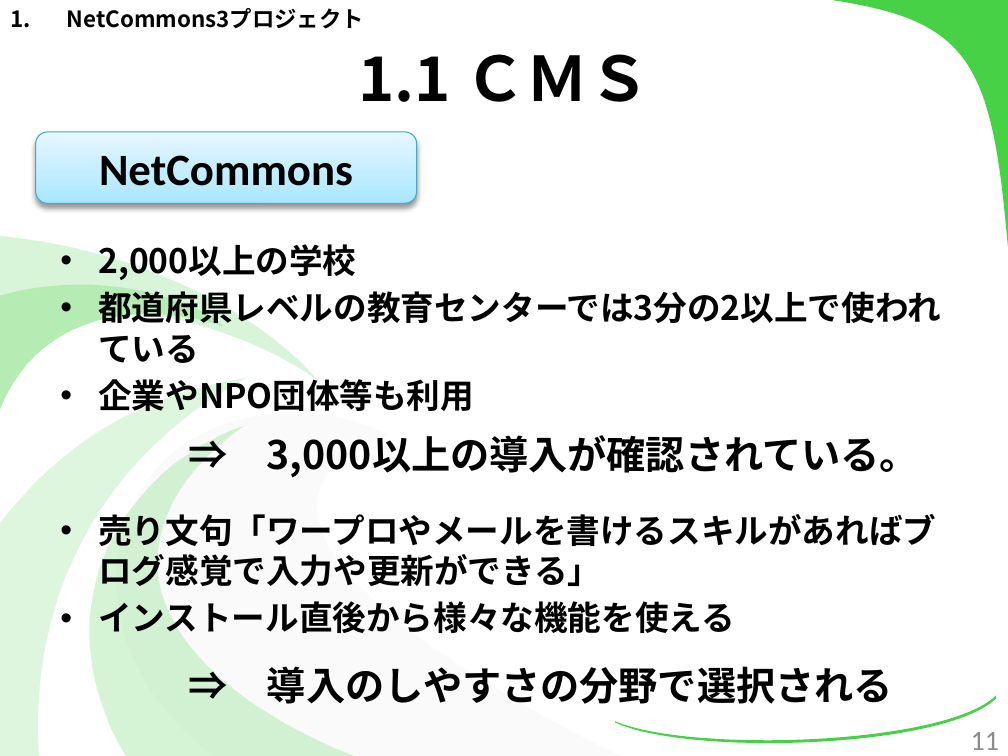
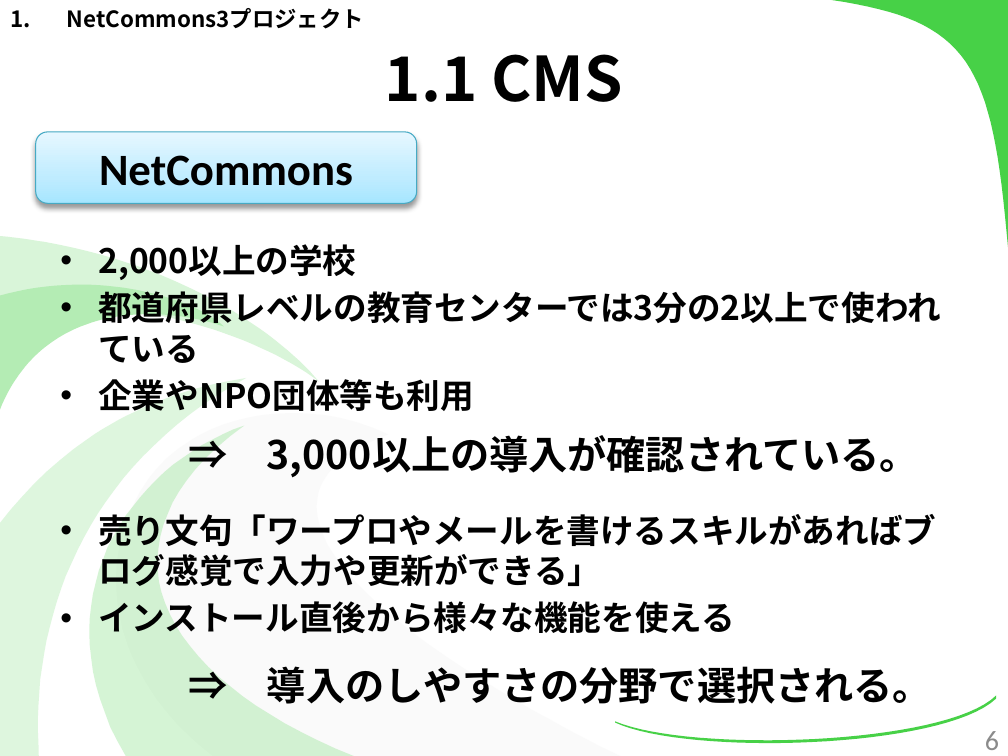
Before and after one commit to kotaro0717/Report-Management, a slide deck: slide 6 of PowerPoint/report_hokada.pptx (slide 11 before the commit). Drawn at 1008x756 pixels with LibreOffice and Linux fonts; fonts in the diff are those of the drawing. Boxes give left, top, right and bottom in pixels: in the first picture for what was removed or moved away, otherwise in the second. Text is boxed around its words. In the diff, an @@ line names an element or a change of style, - is before the commit and + after.

```diff
--- a/PowerPoint/report_hokada.pptx
+++ b/PowerPoint/report_hokada.pptx
@@ title at (x1=385, y1=54, x2=623, y2=102): text changed @@
-1.1 ＣＭＳ
+1.1 CMS
@@ text at (x1=267, y1=666, x2=932, y2=704): text changed @@
-⇒ 導入のしやすさの分野で選択される
+⇒ 導入のしやすさの分野で選択される。
@@ page number at (x1=985, y1=731, x2=999, y2=750): text changed @@
-11
+6
```
Also in this commit, not shown: 24 other slides changed, 4 slides added.
